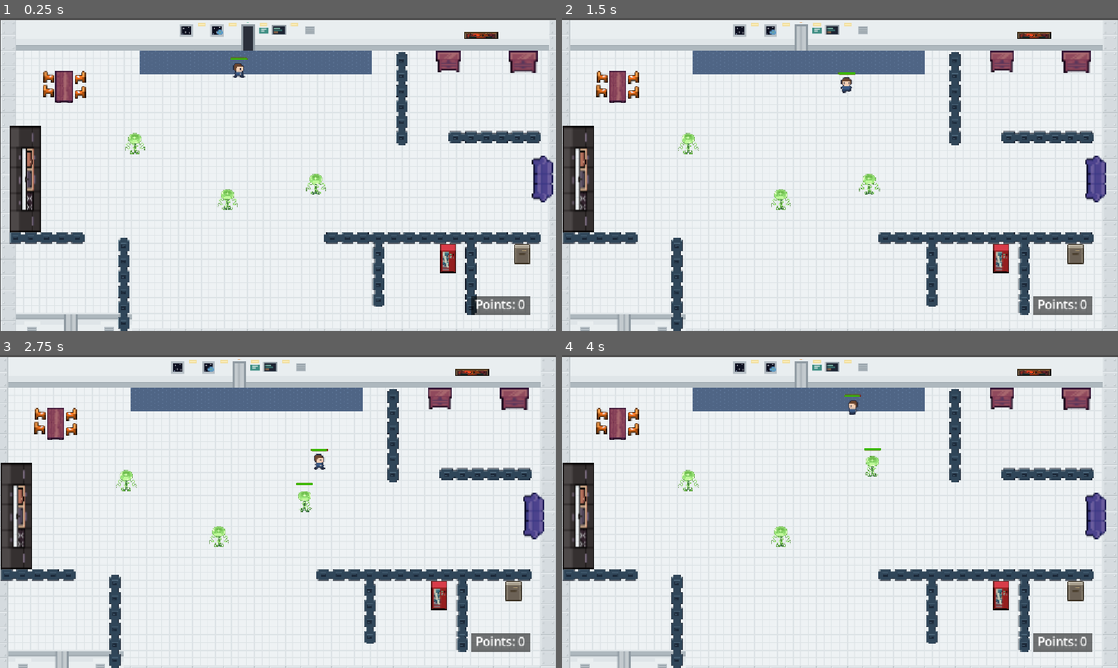
Above: before the commit, frames 1-4 (two rows, left to right).
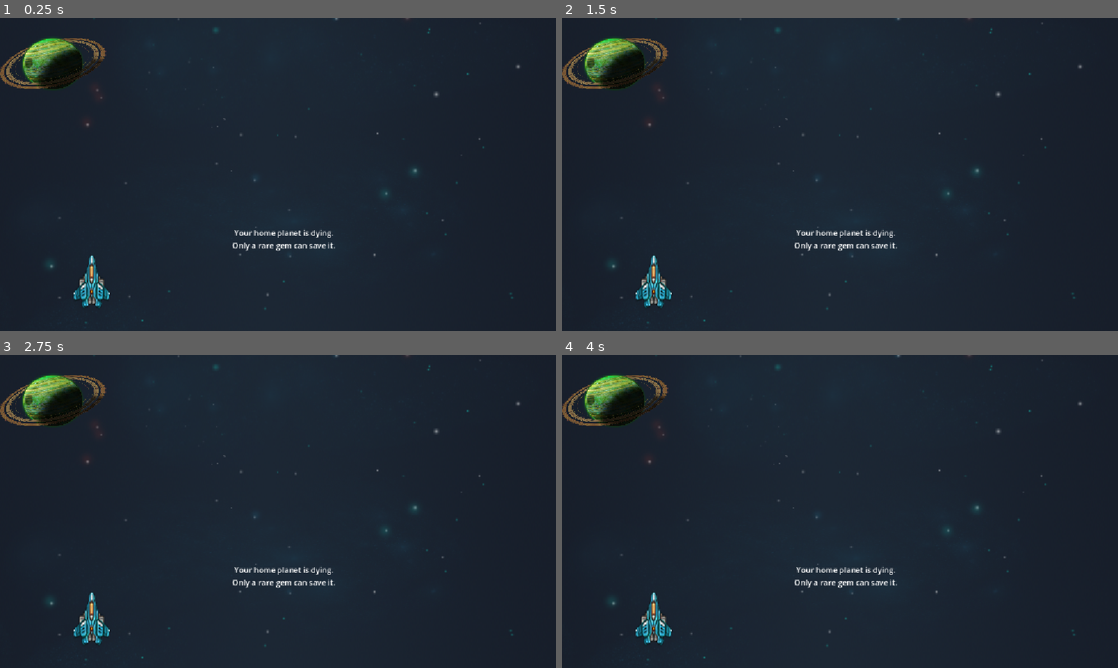
Above: after the commit, the same moments.

Repository: Simi-jpg/codesmelt-jam
Game: Godot game, scene res://scenes/level/Intro.tscn
The game is run twice, just before and just after one commit, with the same random seed, the same clock (stepped at 60 frames per second) and the same inputs. Before the commit the project starts from res://scenes/level/kitchen.tscn.
Inputs (mouse positions are in pixels of both pictures, inside the frame that each line leads up to):
- Up to frame 1 (0.25 s): no input
- Up to frame 2 (1.5 s): tap Enter (interact) at 0.5 s; move the mouse to (962, 158) at 0.52 s; hold Right (ui_right) 0.53-1.28 s; hold M 0.53-1.28 s; tap Keypad Enter at 0.8, 1.35 s; move the mouse to (728, 190) at 1.27 s; hold Down (ui_down) from 1.28 s (still down)
- Up to frame 3 (2.75 s): tap M at 1.55 s; move the mouse to (333, 442) at 2.02 s; release Down (ui_down) at 2.03 s; hold Right (ui_right) from 2.03 s (still down); click (333, 442) at 2.1 s; tap Keypad Enter at 2.3 s
- Up to frame 4 (4 s): move the mouse to (812, 574) at 2.77 s; release Right (ui_right) at 2.78 s; hold Up (ui_up) 2.78-3.53 s; tap Enter (interact) at 2.85 s; tap M at 3.05 s; move the mouse to (1006, 558) at 3.52 s; hold Left (ui_left) from 3.53 s (still down); hold M from 3.53 s (still down); tap Keypad Enter at 3.8 s

The runs differ from the first frame. In frame 1, 99% of the frame differs, in the area x 0-100%, y 0-100%; in frame 2, 99%; in frame 3, 99%; in frame 4, 99%.

Commit message:
showcase

Diff:
--- a/project-red-gem/project.godot
+++ b/project-red-gem/project.godot
@@ -11,7 +11,7 @@
 [application]
 
 config/name="Project Red Gem"
-run/main_scene="uid://bglp4gvv15ynb"
+run/main_scene="uid://dn42hfcvb3dt4"
 config/features=PackedStringArray("4.7", "Forward Plus")
 config/icon="res://icon.svg"
 
--- a/project-red-gem/scripts/storage.gd
+++ b/project-red-gem/scripts/storage.gd
@@ -101,7 +101,7 @@
 			)
 
 	elif event.keycode == KEY_M and has_key:
-		get_tree().change_scene_to_file("res://scenes/level/kitchen.tscn")
+		get_tree().change_scene_to_file("res://scenes/level/dark.tscn")
 
 
 func _on_key_interaction_area_body_entered(body: Node2D) -> void:
Binary file added: project-red-gem/Project Red Gem.apple-touch-icon.png
Not shown, added: project-red-gem/Project Red Gem.apple-touch-icon.png.import
Binary file added: project-red-gem/Project Red Gem.icon.png
Not shown, added: project-red-gem/Project Red Gem.icon.png.import
Binary file added: project-red-gem/Project Red Gem.png
Not shown, added: project-red-gem/Project Red Gem.png.import
Not shown, added: project-red-gem/export_presets.cfg
Not shown, added: project-red-gem/Project Red Gem.audio.position.worklet.js
Not shown, added: project-red-gem/Project Red Gem.audio.worklet.js
Not shown, added: project-red-gem/Project Red Gem.js
Not shown, added: project-red-gem/Project Red Gem.pck
Not shown, added: project-red-gem/Project Red Gem.wasm
